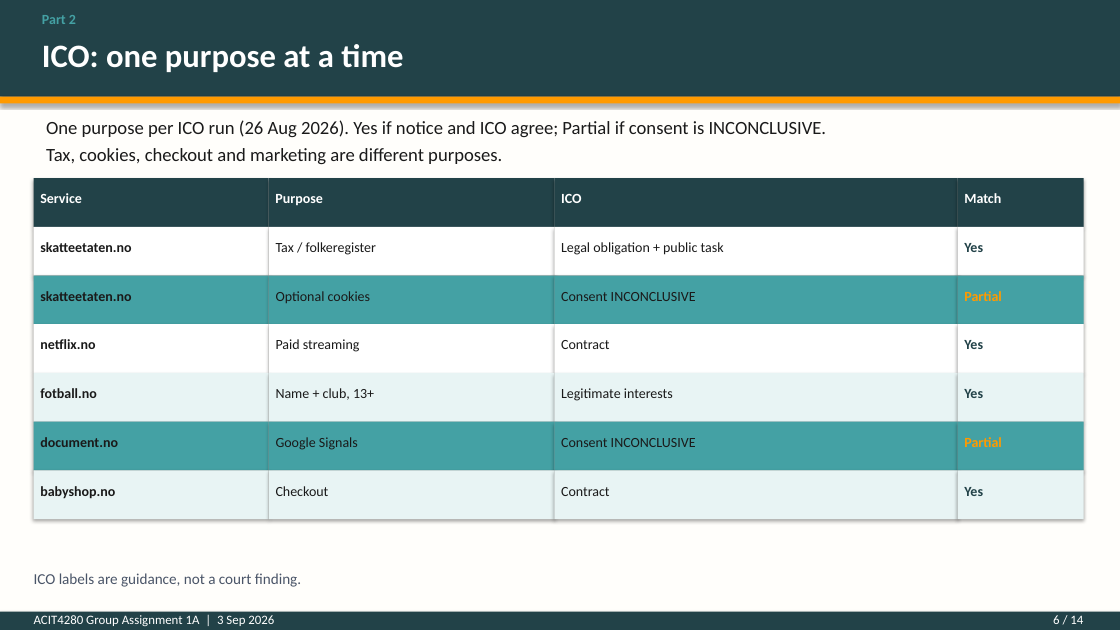
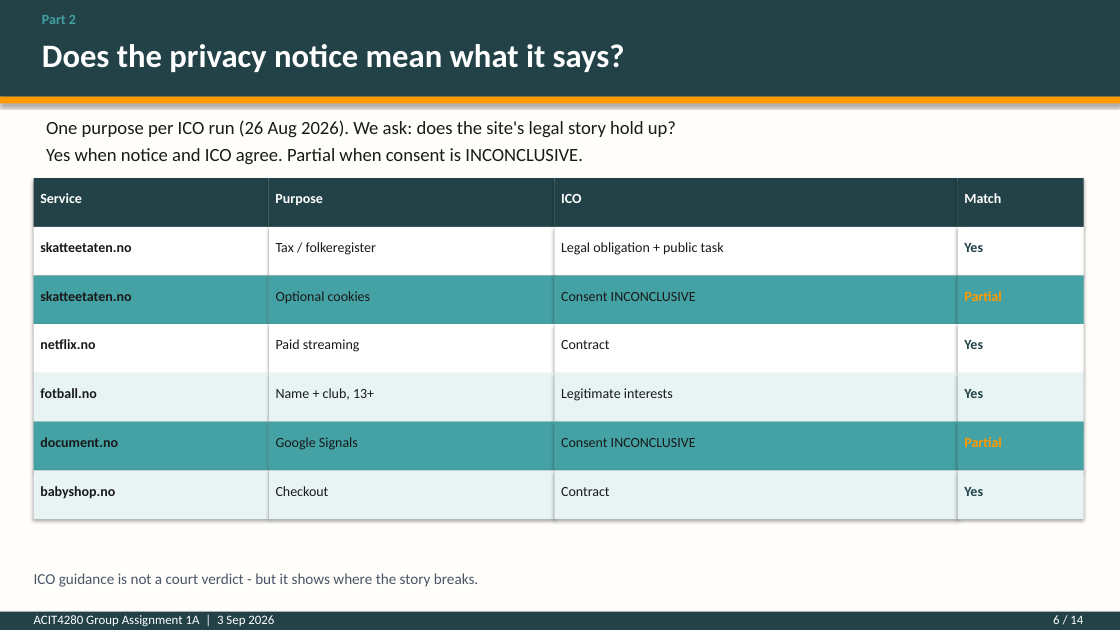
Before and after one commit to kasa031/Bacheloroppgave, a slide deck: slide 6 of ACIT4280_1A_presentation.pptx. Drawn at 1120x630 pixels with LibreOffice and Linux fonts; fonts in the diff are those of the drawing. Boxes give left, top, right and bottom in pixels: in the first picture for what was removed or moved away, otherwise in the second. Text is boxed around its words. In the diff, an @@ line names an element or a change of style, - is before the commit and + after.

```diff
--- a/ACIT4280_1A_presentation.pptx
+++ b/ACIT4280_1A_presentation.pptx
@@ text at bbox=[42, 44, 625, 72]: text changed @@
-ICO: one purpose at a time
+Does the privacy notice mean what it says?
@@ text at bbox=[46, 120, 676, 164]: text changed @@
-One purpose per ICO run (26 Aug 2026). Yes if notice and ICO agree; Partial if consent is INCONCLUSIVE.
-Tax, cookies, checkout and marketing are different purposes.
+One purpose per ICO run (26 Aug 2026). We ask: does the site's legal story hold up?
+Yes when notice and ICO agree. Partial when consent is INCONCLUSIVE.
@@ text at bbox=[34, 573, 478, 587]: text changed @@
-ICO labels are guidance, not a court finding.
+ICO guidance is not a court verdict - but it shows where the story breaks.
```
Also in this commit, not shown: 12 other slides changed, 4 other files.
